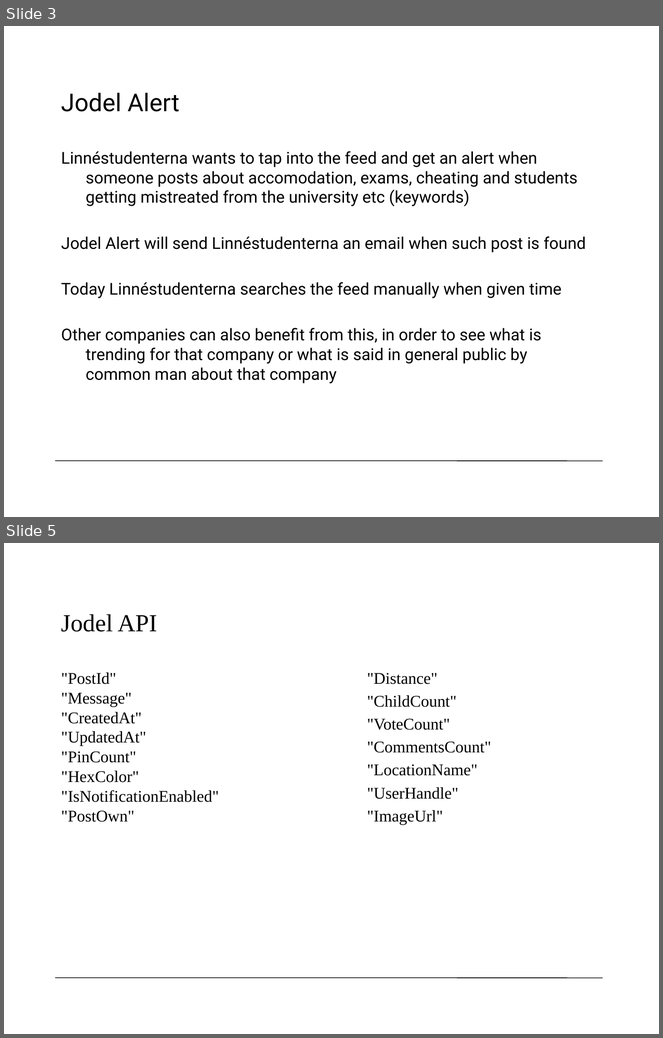
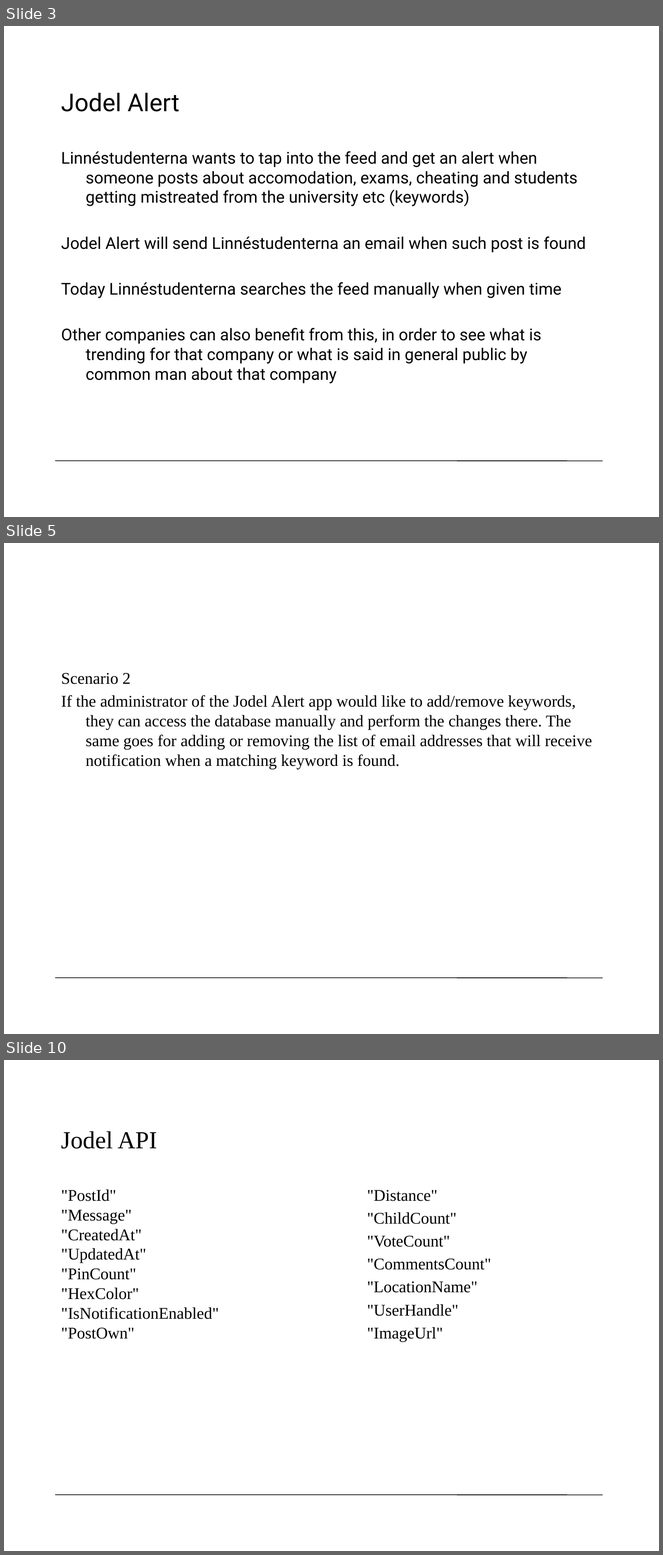
Before and after one commit to legendmcdonald/2DV603, a slide deck: JodelAlert.pptx. Shown one above the other, each under a label of ours: slides 3 and 5 before the commit, slides 3, 5 and 10 after it; the slides between them are not shown. The pictures are 663x1038 and 663x1555 pixels, drawn with LibreOffice and Linux fonts; fonts in the diff are those of the drawing; background and template pictures are left out. Boxes give left, top, right and bottom in pixels: in the first picture for what was removed or moved away, otherwise in the second. Text is boxed around its words. In the diff, an @@ line names an element or a change of style, - is before the commit and + after.

```diff
--- a/JodelAlert.pptx
+++ b/JodelAlert.pptx
@@ slide 5 added at <box>4,543,659,1034</box>, background #FFFFFF; not listed: 1 template element that a slide beside it also shows @@
@@ text added at <box>61,673,593,769</box>, 18 pt, text #000000 @@
+Scenario 2
+If the administrator of the Jodel Alert app would like to add/remove keywords, they can access the database manually and perform the changes there. The same goes for adding or removing the list of email addresses that will receive notification when a matching keyword is found.
@@ what was slide 5 is now slide 10 @@
```
Also in this commit, not shown: 1 slide changed, 5 other slides added, 1 slide removed, 1 other file.
